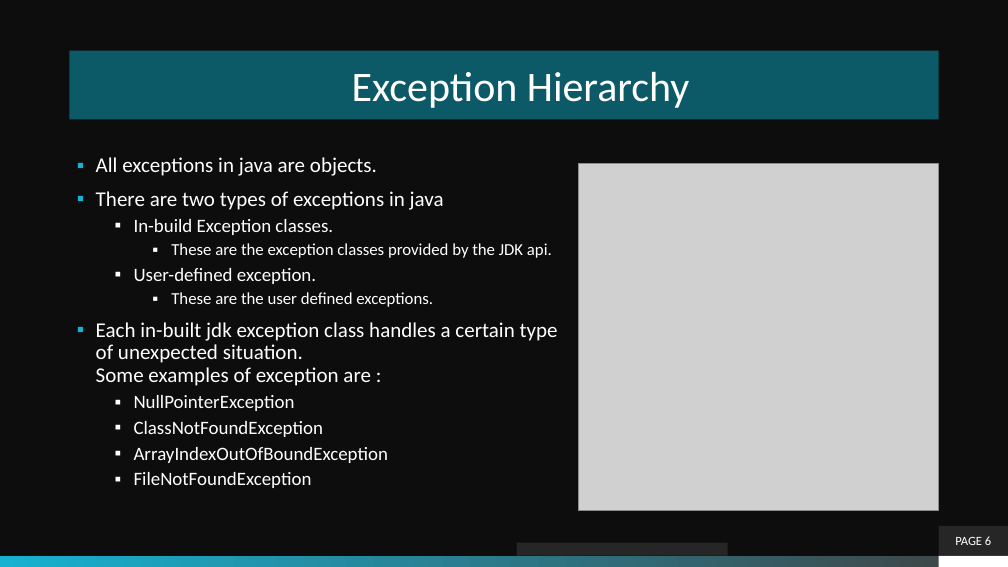
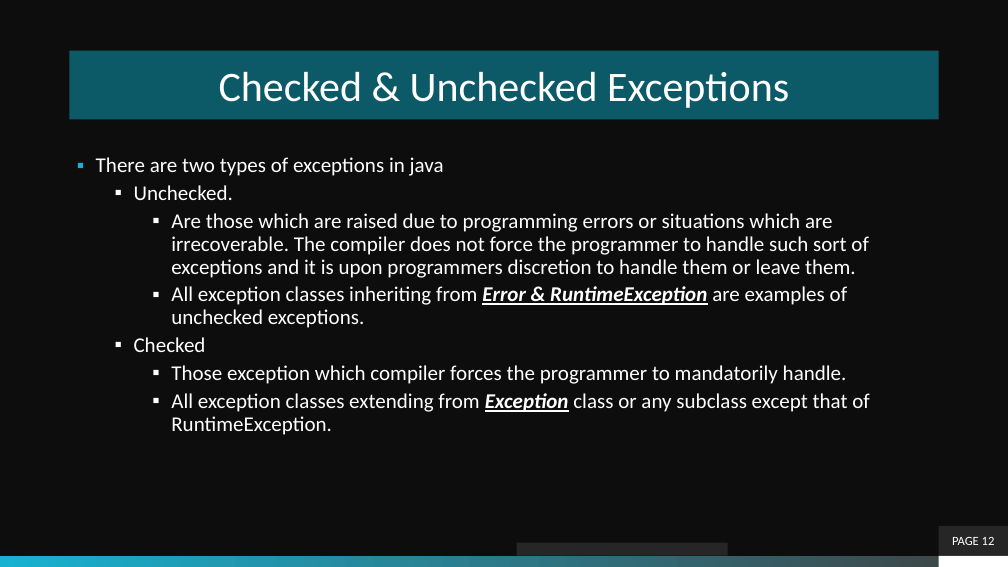
Before and after one commit to theLeonidas/Courses, a slide deck: slide 12 of courseMaterial/Exceptions/Exceptions.pptx (slide 6 before the commit). Drawn at 1008x567 pixels with LibreOffice and Linux fonts; fonts in the diff are those of the drawing; grey boxes stand for pictures; background and template pictures are left out. Boxes give left, top, right and bottom in pixels: in the first picture for what was removed or moved away, otherwise in the second. Text is boxed around its words. In the diff, an @@ line names an element or a change of style, - is before the commit and + after.

Commit message:
Committing changes for Exceptions.

```diff
--- a/courseMaterial/Exceptions/Exceptions.pptx
+++ b/courseMaterial/Exceptions/Exceptions.pptx
@@ title at box(219, 72, 789, 108): text changed @@
-Exception Hierarchy
+Checked & Unchecked Exceptions
@@ text at box(96, 157, 377, 176): paragraph removed @@
-▪ All exceptions in java are objects.
@@ picture removed at box(579, 163, 939, 510) @@
@@ text at box(134, 185, 870, 435): text changed; size 18 to 20 pt @@
-  ▪ In-build Exception classes.
-    ▪ These are the exception classes provided by the JDK api.
-  ▪ User-defined exception.
-    ▪ These are the user defined exceptions.
-▪ Each in-built jdk exception class handles a certain type of unexpected situation.
-  Some examples of exception are :
-  ▪ NullPointerException
-  ▪ ClassNotFoundException
-  ▪ ArrayIndexOutOfBoundException
-  ▪ FileNotFoundException
+  ▪ Unchecked.
+    ▪ Are those which are raised due to programming errors or situations which are irrecoverable. The compiler does not force the programmer to handle such sort of exceptions and it is upon programmers discretion to handle them or leave them.
+    ▪ All exception classes inheriting from Error & RuntimeException are examples of unchecked exceptions.
+  ▪ Checked
+    ▪ Those exception which compiler forces the programmer to mandatorily handle.
+    ▪ All exception classes extending from Exception class or any subclass except that of RuntimeException.
@@ page number at box(952, 537, 995, 545): text changed @@
-PAGE 6
+PAGE 12
```
Also in this commit, not shown: 6 other slides changed, 8 slides added, 9 slides removed, 8 other files.
